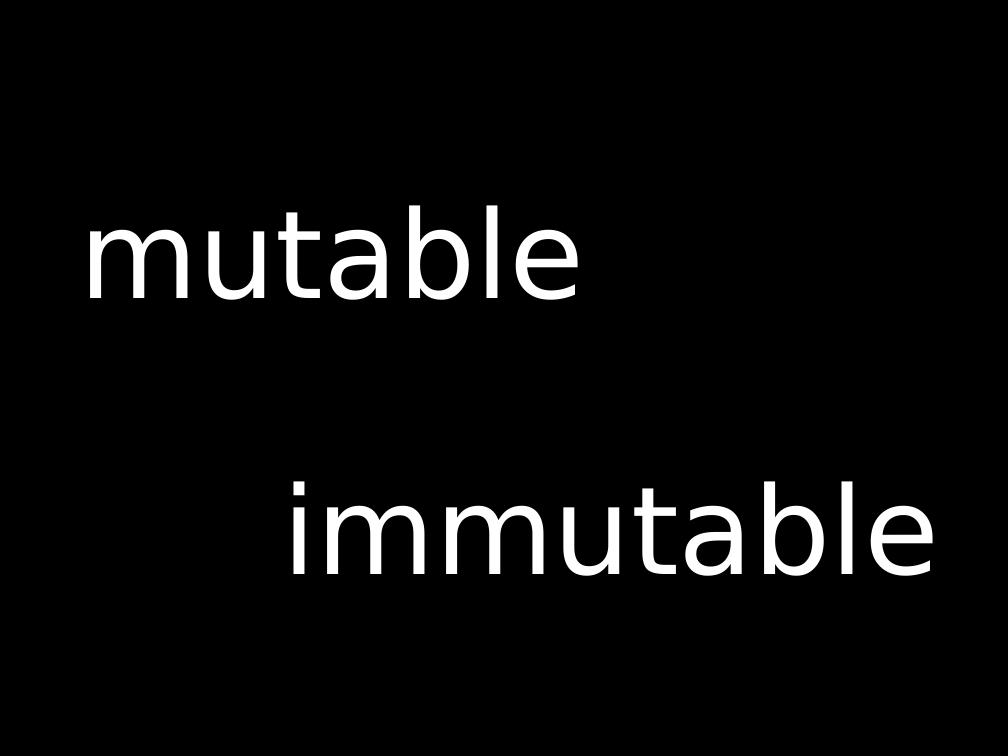
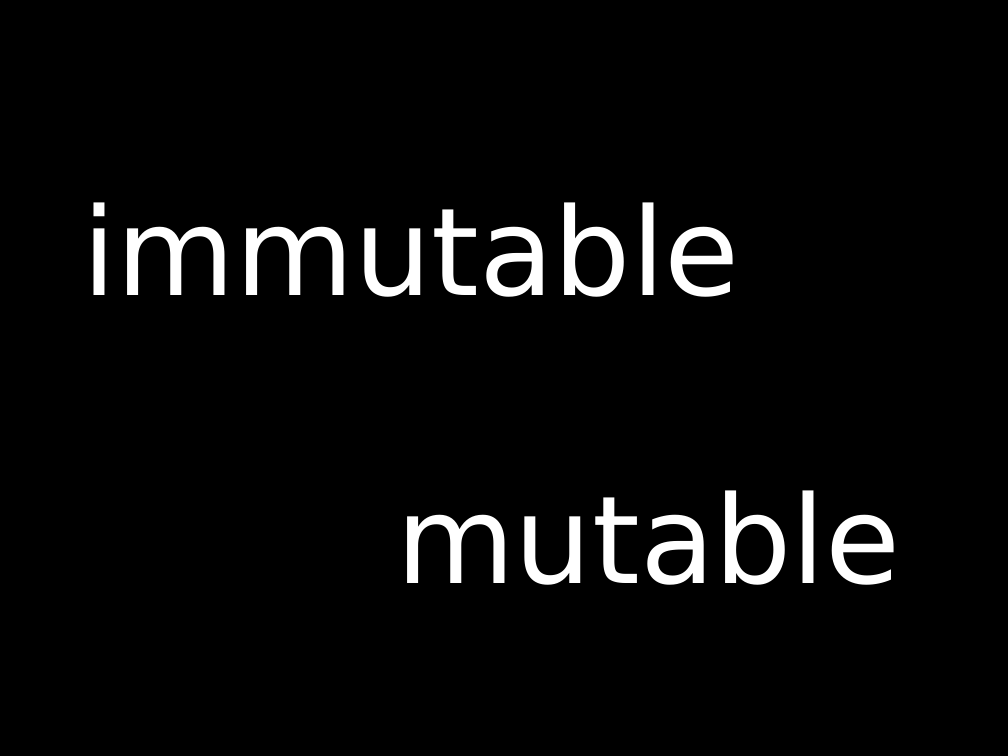
Before and after one commit to rawyler/taxactors, a slide deck: slide 6 of doc/presentation/scala_session.odp (slide 8 before the commit). Drawn at 1008x756 pixels with LibreOffice and Linux fonts; fonts in the diff are those of the drawing. Boxes give left, top, right and bottom in pixels: in the first picture for what was removed or moved away, otherwise in the second. Text is boxed around its words. In the diff, an @@ line names an element or a change of style, - is before the commit and + after.

```diff
--- a/doc/presentation/scala_session.odp
+++ b/doc/presentation/scala_session.odp
@@ text "immutable": place and size @@
-text "immutable" at [283,481,940,576]
+text "immutable" at [83,202,740,297]
@@ text "mutable": place and size @@
-text "mutable" at [80,205,585,300]
+text "mutable" at [396,490,901,585]
```
Also in this commit, not shown: 2 other slides changed, 5 slides added, 2 slides removed.
